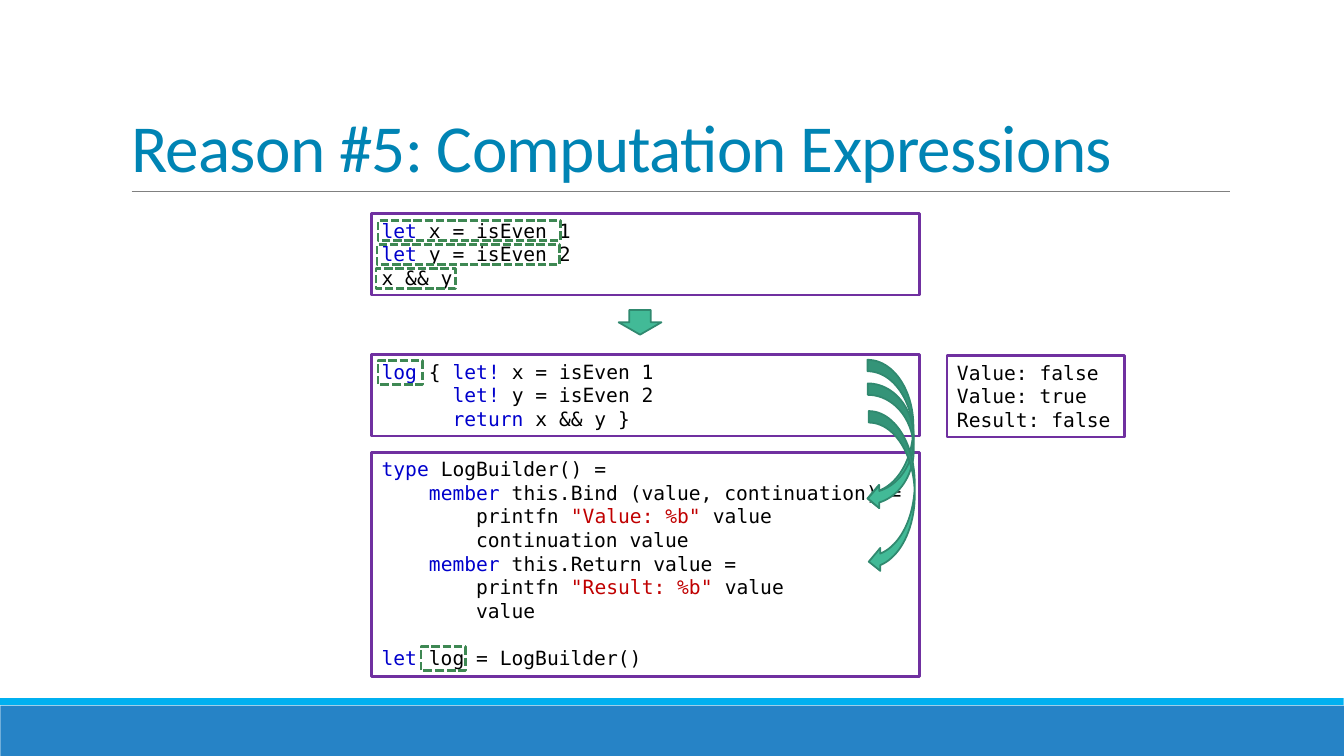
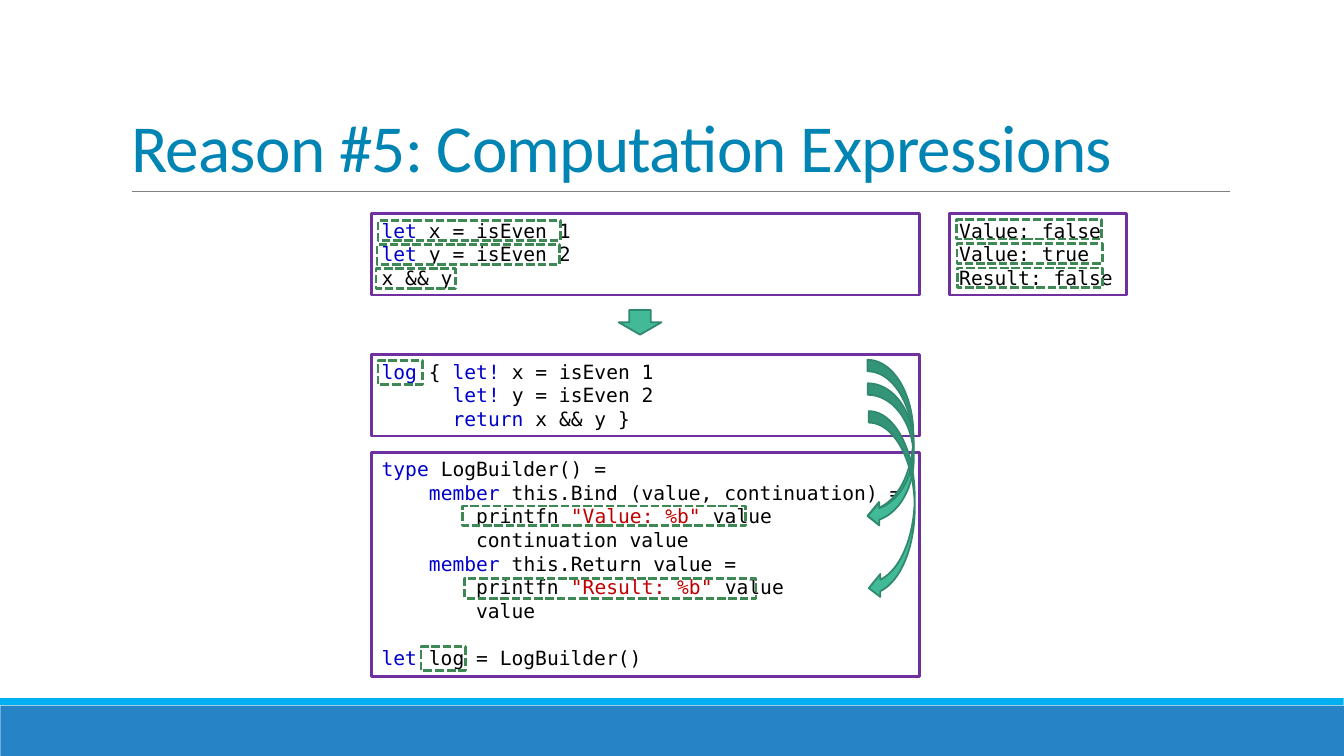
Before and after one commit to jorgef/fivereasons, a slide deck: slide 23 of FiveReasons.pptx. Drawn at 1344x756 pixels with LibreOffice and Linux fonts; fonts in the diff are those of the drawing. Boxes give left, top, right and bottom in pixels: in the first picture for what was removed or moved away, otherwise in the second. Text is boxed around its words. In the diff, an @@ line names an element or a change of style, - is before the commit and + after.

Commit message:
Improved reason 5

```diff
--- a/FiveReasons.pptx
+++ b/FiveReasons.pptx
@@ rectangle "Value: false": place and size @@
-rectangle "Value: false" at <box>948,356,1125,438</box>
+rectangle "Value: false" at <box>950,214,1127,295</box>
@@ rectangle added at <box>957,220,1102,240</box>, outline #3E8853 2 pt dashed @@
@@ rectangle added at <box>957,244,1102,264</box>, outline #3E8853 2 pt dashed @@
@@ rectangle added at <box>958,268,1103,288</box>, outline #3E8853 2 pt dashed @@
@@ curved right arrow: place and size @@
-curved right arrow at <box>868,360,914,510</box>
+curved right arrow at <box>868,360,914,527</box>
@@ curved right arrow: place and size @@
-curved right arrow at <box>868,383,914,510</box>
+curved right arrow at <box>868,383,914,527</box>
@@ curved right arrow: place and size @@
-curved right arrow at <box>869,411,915,574</box>
+curved right arrow at <box>869,411,915,600</box>
@@ rectangle added at <box>463,506,746,526</box>, outline #3E8853 2 pt dashed @@
@@ rectangle added at <box>465,579,756,599</box>, outline #3E8853 2 pt dashed @@
```
Also in this commit, not shown: 1 other slide changed.
